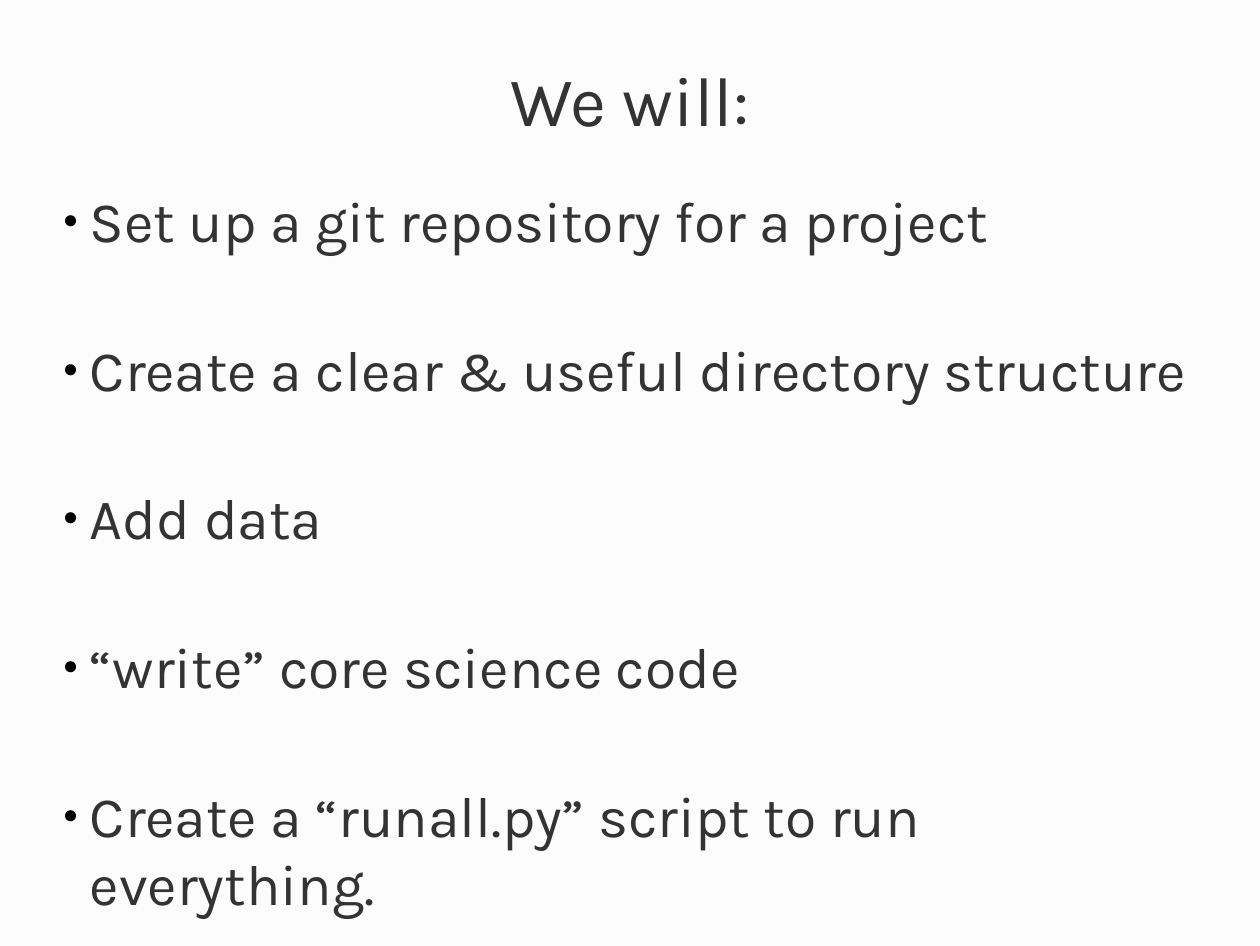
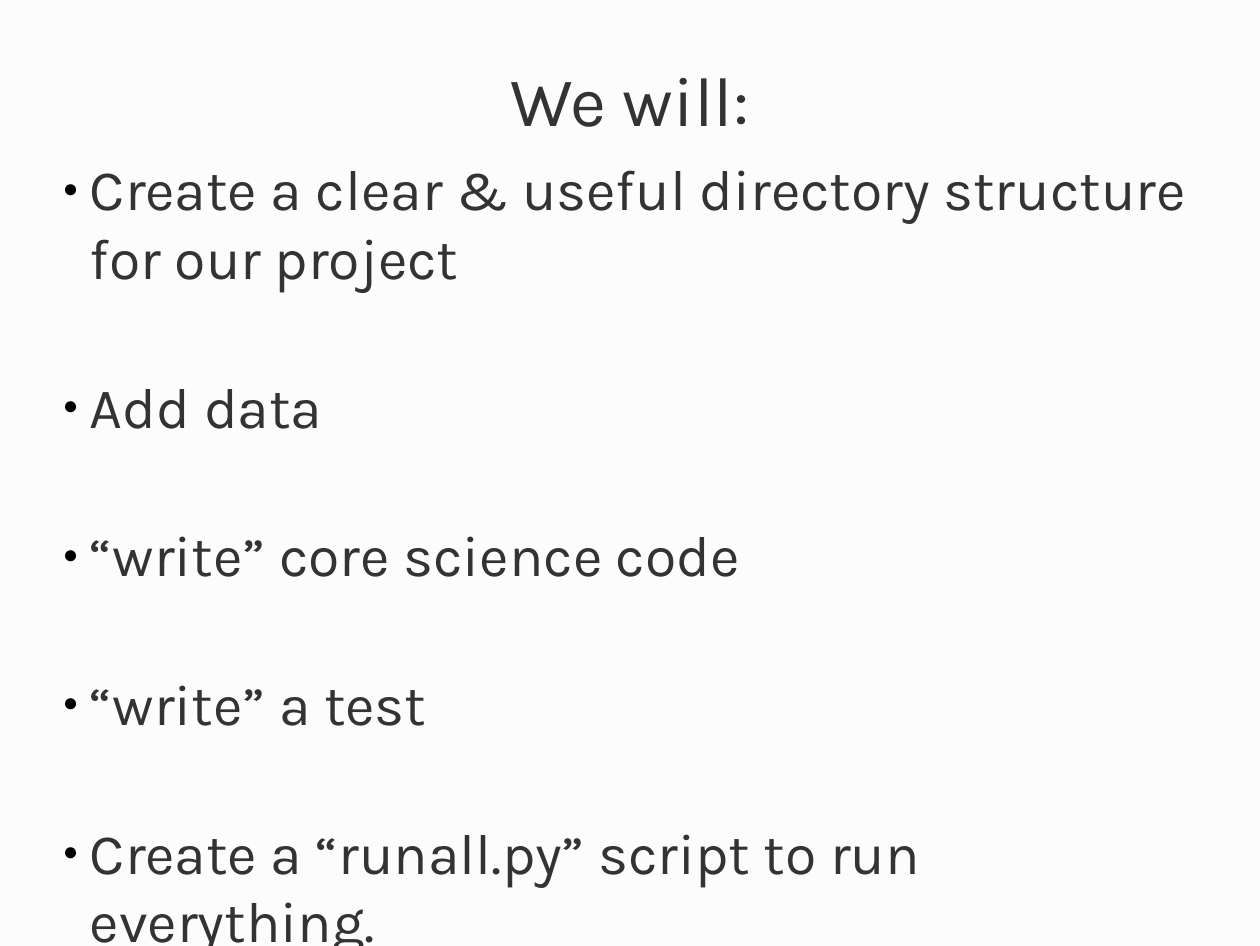
Before and after one commit to profjsb/python-bootcamp, a slide deck: slide 4 of Lectures/14_ScentificWorkflows/supernovae/slides.odp. Drawn at 1260x946 pixels with LibreOffice and Linux fonts; fonts in the diff are those of the drawing. Boxes give left, top, right and bottom in pixels: in the first picture for what was removed or moved away, otherwise in the second. Text is boxed around its words. In the diff, an @@ line names an element or a change of style, - is before the commit and + after.

```diff
--- a/Lectures/14_ScentificWorkflows/supernovae/slides.odp
+++ b/Lectures/14_ScentificWorkflows/supernovae/slides.odp
@@ subtitle "Create a clear & useful ...": place and size @@
-subtitle "Create a clear & useful ..." at (90,202,1185,919)
+subtitle "Create a clear & useful ..." at (90,170,1185,946)
@@ subtitle at (90,170,1185,293): text changed @@
-● Set up a git repository for a project
-● Create a clear & useful directory structure
+● Create a clear & useful directory structure for our project
@@ subtitle at (90,685,426,726): paragraph added @@
+● “write” a test
```
Also in this commit, not shown: 1 other slide changed, 3 slides added, 7 other files.
